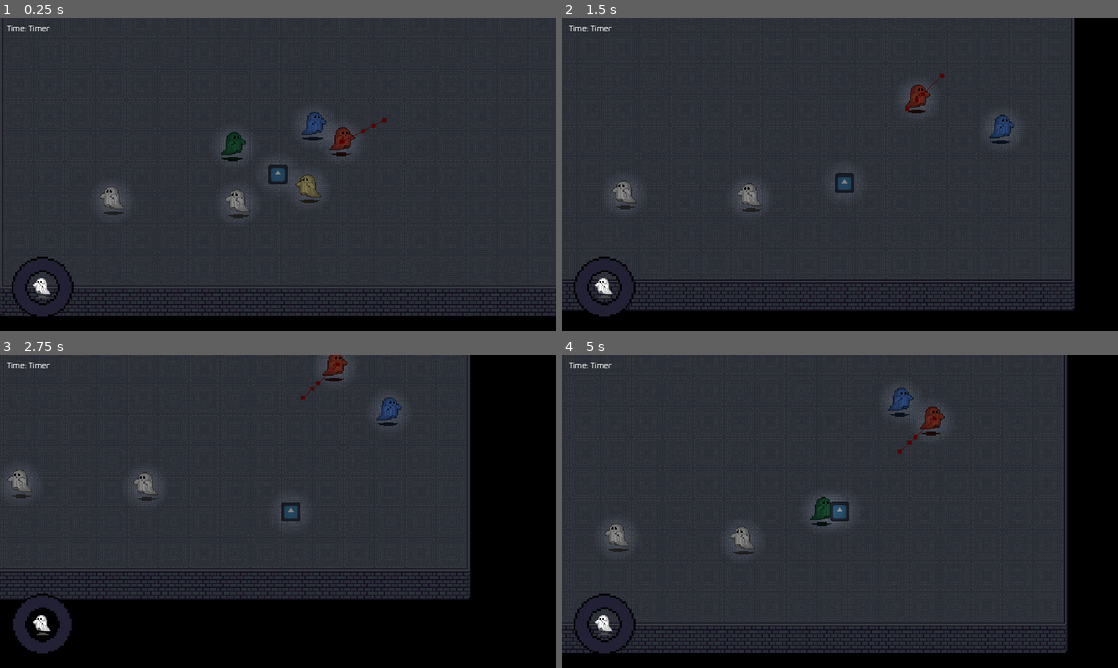
Above: before the commit, frames 1-4 (two rows, left to right).
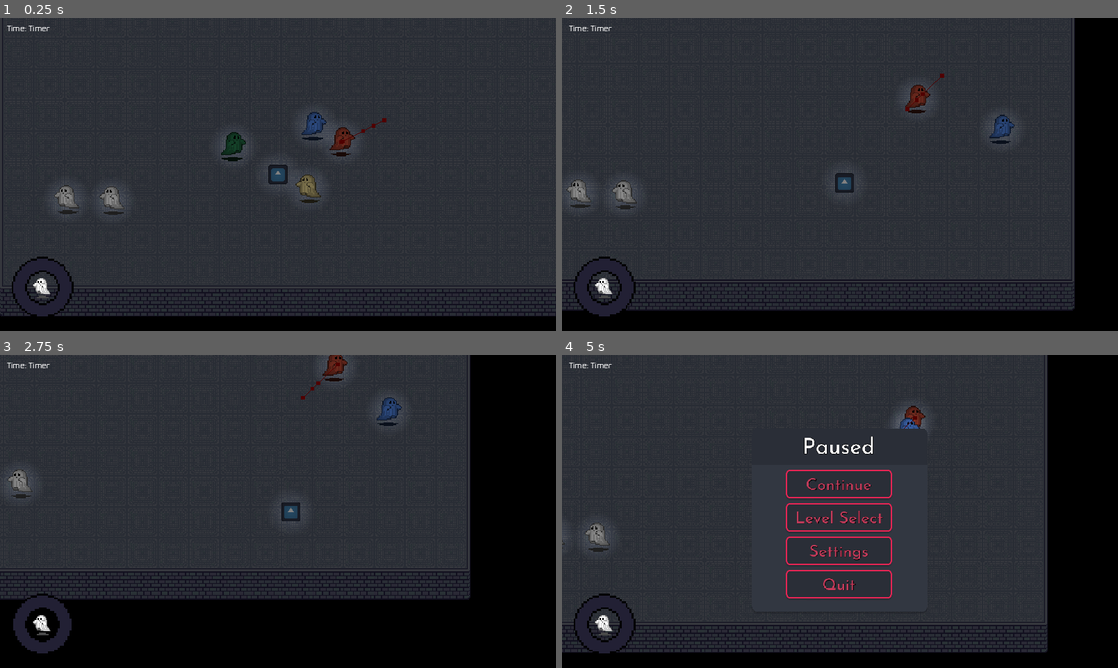
Above: after the commit, the same moments.

Repository: junyynyyn/Summer-Jam-2024
Game: Godot game, scene res://Scenes/main (old).tscn
Two runs of this game, one before a commit and one after it. Both use one fixed random seed, a clock stepped at 60 frames per second and the inputs below. This scene is started directly instead of the project's main scene. The engine's default icon, where the game draws it, is replaced by a stand-in: a white triangle on a blue panel in a dark square.
Inputs (mouse positions are in pixels of both pictures, inside the frame that each line leads up to):
- Up to frame 1 (0.25 s): no input
- Up to frame 2 (1.5 s): tap Enter at 0.5 s; hold D (right) 0.53-1.28 s; hold S (down) from 1.28 s (still down)
- Up to frame 3 (2.75 s): release S (down) at 2.03 s; hold D (right) from 2.03 s (still down)
- Up to frame 4 (5 s): release D (right) at 2.78 s; hold W (up) 2.78-3.53 s; hold A (left) 3.53-4.25 s; tap Escape at 4.15 s; click (840, 517) at 4.25 s, where only the run after the commit has a clickable "Level Select"

The runs differ from the first frame. In frame 1, 0.4% of the frame differs, in the area x 9-45%, y 53-64%; in frame 2, 0.4%; in frame 3, 0.2%; in frame 4, 11%, in the area x 0-91%, y 0-96%.
Error in both runs: Attempt to call function 'update_ghost_count' in base 'null instance' on a null instance. (res://Scripts/main)

Commit message:
pause menu functionality

Diff:
--- a/UniMelb Game Jam/Scenes/Levels/Level.tscn
+++ b/UniMelb Game Jam/Scenes/Levels/Level.tscn
@@ -9,6 +9,7 @@
 script = ExtResource("1_hmm30")
 
 [node name="UI" parent="." instance=ExtResource("3_ch5gh")]
+unique_name_in_owner = true
 
 [node name="TileMap" type="TileMap" parent="."]
 tile_set = ExtResource("1_2h1ej")
--- a/UniMelb Game Jam/Scenes/Levels/TestLevel2.tscn
+++ b/UniMelb Game Jam/Scenes/Levels/TestLevel2.tscn
@@ -21,7 +21,7 @@
 position = Vector2(336, 211)
 
 [node name="Ghost3" parent="Ghosts" index="2" instance=ExtResource("2_fjgyx")]
-position = Vector2(243, 267)
+position = Vector2(66, 263)
 
 [node name="Turning Ghost" parent="Ghosts" index="3" instance=ExtResource("4_g7nq5")]
 position = Vector2(287, 185)
@@ -37,3 +37,5 @@
 
 [node name="CanvasModulate" parent="." index="5"]
 color = Color(0.313726, 0.313726, 0.313726, 1)
+
+[node name="CPUParticles2D" type="CPUParticles2D" parent="." index="6"]
--- a/UniMelb Game Jam/Scenes/Menus/Level Select.tscn
+++ b/UniMelb Game Jam/Scenes/Menus/Level Select.tscn
@@ -1,6 +1,5 @@
 [gd_scene load_steps=18 format=3 uid="uid://cclnarqbd0g5u"]
 
-[ext_resource type="Theme" uid="uid://drdu1mxg7002f" path="res://Scenes/Menus/idktheme.tres" id="1_kv5un"]
 [ext_resource type="Texture2D" uid="uid://dyc4bjvxl8ag8" path="res://Sprites/UI/Big@3x.png" id="1_tbwsb"]
 [ext_resource type="Texture2D" uid="uid://c1d0ct5hsubc8" path="res://Sprites/UI/Unlocked Level Icon.png" id="2_sgbkr"]
 [ext_resource type="Texture2D" uid="uid://cyaav2j0cgkjs" path="res://Sprites/UI/Unlocked Level Hover.png" id="3_4ebgy"]
@@ -17,6 +16,9 @@
 [ext_resource type="Texture2D" uid="uid://b2o4hsfmm4ml0" path="res://Sprites/UI/Left Arrow.png" id="11_1penf"]
 [ext_resource type="Texture2D" uid="uid://rfk0hubvp62g" path="res://Sprites/UI/Left Arrow Hover.png" id="12_5uoml"]
 [ext_resource type="Script" path="res://Scripts/HomeButton.gd" id="15_vjbok"]
+
+[sub_resource type="Theme" id="Theme_kp5m0"]
+Button/font_sizes/font_size = 25
 
 [node name="LevelSelect" type="Control"]
 layout_mode = 3
@@ -86,7 +88,7 @@
 offset_right = 176.0
 offset_bottom = 176.0
 size_flags_horizontal = 4
-theme = ExtResource("1_kv5un")
+theme = SubResource("Theme_kp5m0")
 disabled = true
 texture_normal = ExtResource("3_gc20t")
 texture_hover = ExtResource("4_ewbqh")
@@ -128,7 +130,7 @@
 offset_right = 176.0
 offset_bottom = 176.0
 size_flags_horizontal = 4
-theme = ExtResource("1_kv5un")
+theme = SubResource("Theme_kp5m0")
 texture_normal = ExtResource("3_gc20t")
 texture_hover = ExtResource("4_ewbqh")
 stretch_mode = 0
@@ -170,7 +172,7 @@
 offset_right = 176.0
 offset_bottom = 176.0
 size_flags_horizontal = 4
-theme = ExtResource("1_kv5un")
+theme = SubResource("Theme_kp5m0")
 texture_normal = ExtResource("3_gc20t")
 texture_hover = ExtResource("4_ewbqh")
 stretch_mode = 0
@@ -212,7 +214,7 @@
 offset_right = 176.0
 offset_bottom = 176.0
 size_flags_horizontal = 4
-theme = ExtResource("1_kv5un")
+theme = SubResource("Theme_kp5m0")
 texture_normal = ExtResource("3_gc20t")
 texture_hover = ExtResource("4_ewbqh")
 stretch_mode = 0
@@ -254,7 +256,7 @@
 offset_right = 176.0
 offset_bottom = 176.0
 size_flags_horizontal = 4
-theme = ExtResource("1_kv5un")
+theme = SubResource("Theme_kp5m0")
 texture_normal = ExtResource("3_gc20t")
 texture_hover = ExtResource("4_ewbqh")
 stretch_mode = 0
@@ -296,7 +298,7 @@
 offset_right = 176.0
 offset_bottom = 176.0
 size_flags_horizontal = 4
-theme = ExtResource("1_kv5un")
+theme = SubResource("Theme_kp5m0")
 texture_normal = ExtResource("3_gc20t")
 texture_hover = ExtResource("4_ewbqh")
 stretch_mode = 0
@@ -338,7 +340,7 @@
 offset_right = 176.0
 offset_bottom = 176.0
 size_flags_horizontal = 4
-theme = ExtResource("1_kv5un")
+theme = SubResource("Theme_kp5m0")
 texture_normal = ExtResource("3_gc20t")
 texture_hover = ExtResource("4_ewbqh")
 stretch_mode = 0
@@ -380,7 +382,7 @@
 offset_right = 176.0
 offset_bottom = 176.0
 size_flags_horizontal = 4
-theme = ExtResource("1_kv5un")
+theme = SubResource("Theme_kp5m0")
 texture_normal = ExtResource("3_gc20t")
 texture_hover = ExtResource("4_ewbqh")
 stretch_mode = 0
@@ -422,7 +424,7 @@
 offset_right = 176.0
 offset_bottom = 176.0
 size_flags_horizontal = 4
-theme = ExtResource("1_kv5un")
+theme = SubResource("Theme_kp5m0")
 texture_normal = ExtResource("3_gc20t")
 texture_hover = ExtResource("4_ewbqh")
 stretch_mode = 0
--- a/UniMelb Game Jam/Scenes/Menus/idktheme.tres
+++ /dev/null
@@ -1,4 +0,0 @@
-[gd_resource type="Theme" format=3 uid="uid://drdu1mxg7002f"]
-
-[resource]
-Button/font_sizes/font_size = 25
--- a/UniMelb Game Jam/Scenes/Menus/pause_menu.tscn
+++ b/UniMelb Game Jam/Scenes/Menus/pause_menu.tscn
@@ -1,6 +1,7 @@
-[gd_scene load_steps=4 format=3 uid="uid://c15ai7m52mkbj"]
+[gd_scene load_steps=5 format=3 uid="uid://c15ai7m52mkbj"]
 
 [ext_resource type="Texture2D" uid="uid://dyc4bjvxl8ag8" path="res://Sprites/UI/Big@3x.png" id="1_f1mqe"]
+[ext_resource type="Script" path="res://Scripts/pause_menu.gd" id="1_inrhc"]
 [ext_resource type="FontFile" uid="uid://b6pvaw02h3ynf" path="res://Sprites/UI/JosefinSans-Regular.ttf" id="2_4mm67"]
 [ext_resource type="Texture2D" uid="uid://dsft1ynxge3ic" path="res://Sprites/UI/wide button.png" id="3_nsh44"]
 
@@ -15,6 +16,7 @@
 grow_vertical = 2
 size_flags_horizontal = 4
 size_flags_vertical = 6
+script = ExtResource("1_inrhc")
 
 [node name="TextureRect" type="TextureRect" parent="."]
 layout_mode = 1
@@ -164,3 +166,8 @@
 "
 horizontal_alignment = 1
 vertical_alignment = 1
+
+[connection signal="pressed" from="GridContainer/Continue" to="." method="_on_continue_pressed"]
+[connection signal="pressed" from="GridContainer/Level Select" to="." method="_on_level_select_pressed"]
+[connection signal="pressed" from="GridContainer/Settings" to="." method="_on_settings_pressed"]
+[connection signal="pressed" from="GridContainer/Quit" to="." method="_on_quit_pressed"]
--- a/UniMelb Game Jam/Scenes/ui.tscn
+++ b/UniMelb Game Jam/Scenes/ui.tscn
@@ -36,9 +36,18 @@
 unique_name_in_owner = true
 visible = false
 layout_mode = 3
-anchors_preset = 0
-offset_right = 40.0
-offset_bottom = 40.0
+anchors_preset = 8
+anchor_left = 0.5
+anchor_top = 0.5
+anchor_right = 0.5
+anchor_bottom = 0.5
+offset_left = -598.0
+offset_top = -305.0
+offset_right = -558.0
+offset_bottom = -265.0
+grow_horizontal = 2
+grow_vertical = 2
+size_flags_horizontal = 6
 theme = ExtResource("5_d3wue")
 
 [node name="TextureRect" type="TextureRect" parent="FinishScreen"]
--- a/UniMelb Game Jam/Scripts/Level.gd
+++ b/UniMelb Game Jam/Scripts/Level.gd
@@ -4,6 +4,7 @@
 @export var next_level : PackedScene
 
 var ghost_total : int
+
 
 var timer : float = 0.0
 var timer_active : bool = true
@@ -13,6 +14,7 @@
 	#Get total ghost count and send to UI
 	ghost_total = $Ghosts.get_child_count()
 	$UI.set_ghost_count_max(ghost_total)
+
 
 func _process(delta):
 	# Get current ghost count from player and send to UI, also update timer
@@ -24,6 +26,8 @@
 	# Check if player has hit the ghost collected to finish the level
 	if (Global.player.ghosts_collected.size() >= ghost_quota):
 		complete_level()
+
+
 
 func reset_timer():
 	timer = 0
--- /dev/null
+++ b/UniMelb Game Jam/Scripts/pause_menu.gd
@@ -0,0 +1,33 @@
+extends Control
+
+
+var levelselect: PackedScene = preload("res://Scenes/Menus/Level Select.tscn")
+#var settings: PackedScene = preload("settings")
+
+@onready var level = get_node("/root/Level")
+@onready var ui = get_node("/root/Level/UI")
+
+# Called when the node enters the scene tree for the first time.
+func _ready():
+	pass # Replace with function body.
+
+
+# Called every frame. 'delta' is the elapsed time since the previous frame.
+func _process(_delta):
+	pass
+
+
+func _on_continue_pressed():
+	ui.unpause_game()
+
+func _on_level_select_pressed():
+
+	level.get_tree().paused = false
+	get_tree().change_scene_to_packed(levelselect)
+
+
+func _on_settings_pressed():
+	pass # Replace with function body.
+
+func _on_quit_pressed():
+	get_tree().quit()
--- a/UniMelb Game Jam/Scripts/ui.gd
+++ b/UniMelb Game Jam/Scripts/ui.gd
@@ -1,6 +1,8 @@
 extends CanvasLayer
 
 var level_select_screen = "res://Scenes/Menus/Level Select.tscn"
+var game_paused = false
+var can_pause = true
 
 signal next_scene
 
@@ -17,9 +19,33 @@
 	%Timer.text = ("%.2f" % time)
 
 func display_finish(time: float):
+	can_pause = false
 	%FinishScreen.visible = true
 	#%FinishScreen/TimeDisplay.text = "Final Time: %.2f seconds" % time
 	%FinishScreen/TimeDisplay.text = "%.2f seconds" % time
+
+
+func _input(event):
+	if event is InputEventKey and event.pressed:
+		if event.keycode == KEY_ESCAPE:
+			if game_paused == true:
+				unpause_game()
+				game_paused = false
+
+			elif game_paused == false:
+				pause_game()
+				game_paused = true
+
+func pause_game():
+	if can_pause == true:
+		get_tree().paused = true
+		$"Pause Menu".visible = true
+
+func unpause_game():
+	if can_pause == true:
+		get_tree().paused = false
+		$"Pause Menu".visible = false
+
 
 func _on_replay_button_pressed():
 	get_tree().paused = false
Binary file changed: UniMelb Game Jam/Sprites/UI/medium button.png
